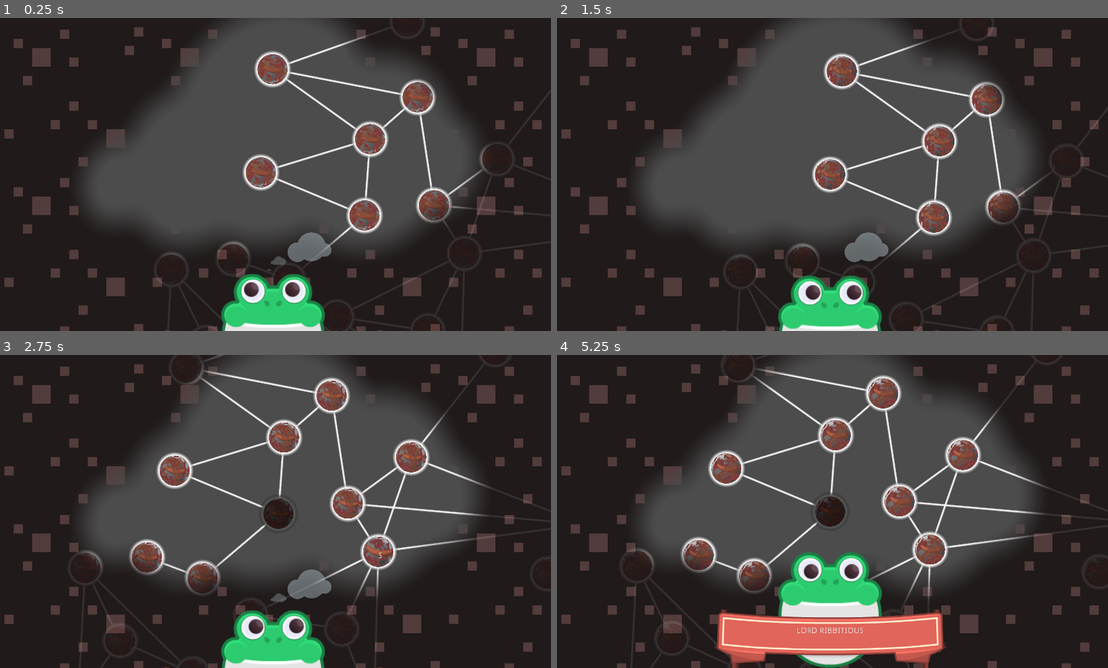
Above: before the commit, frames 1-4 (two rows, left to right).
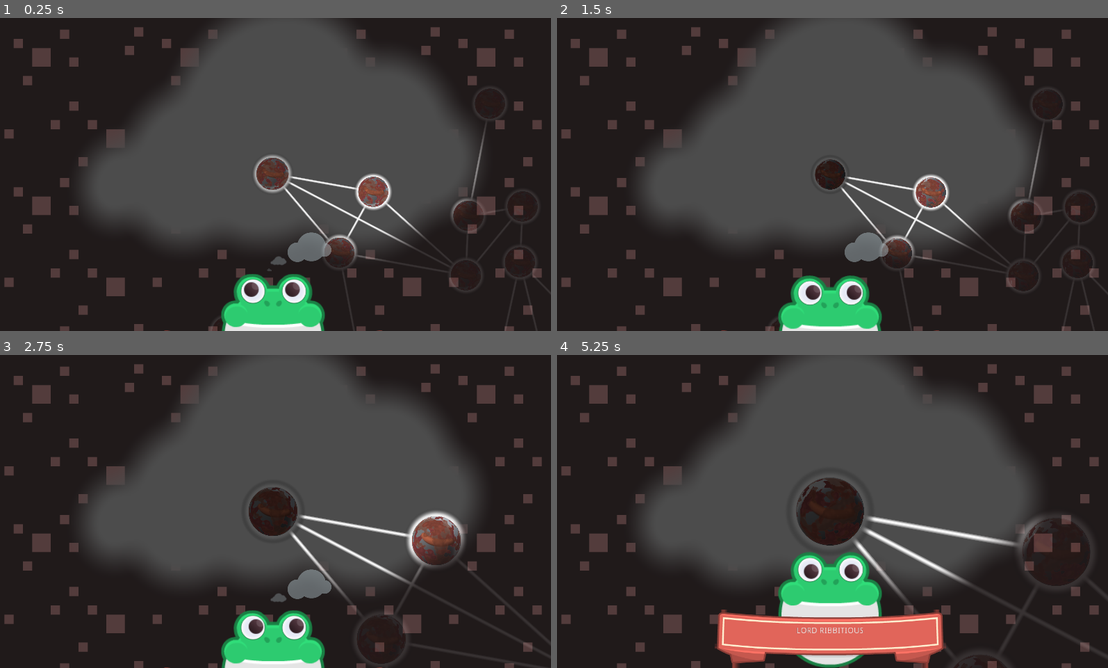
Above: after the commit, the same moments.

Repository: mrmav/kenney-jam-2024
Game: Godot game, scene res://Main.tscn
The game is run twice, just before and just after one commit, with the same random seed, the same clock (stepped at 60 frames per second) and the same inputs.
Inputs (mouse positions are in pixels of both pictures, inside the frame that each line leads up to):
- Up to frame 1 (0.25 s): no input
- Up to frame 2 (1.5 s): tap Enter at 0.5 s; drag from (799, 259) to (931, 218) at 0.52 s; drag from (860, 280) to (931, 218) at 1.27 s
- Up to frame 3 (2.75 s): move the mouse to (374, 555) at 2.02 s; hold Alt from 2.03 s (still down); click (374, 555) at 2.17 s; tap Mouse wheel up (zoom_in, bound only after the commit) at 2.3 s
- Up to frame 4 (5.25 s): release Alt at 2.75 s; drag from (678, 639) to (760, 577) at 2.77 s; drag from (639, 564) to (804, 611) at 3.52 s; drag from (804, 611) to (672, 639) at 4.27 s; move the mouse to (893, 627) at 5.02 s; tap Mouse wheel up (zoom_in, bound only after the commit) at 5.1 s; click (893, 627) at 5.17 s

The runs differ from the first frame. In frame 1, 6.0% of the frame differs, in the area x 29-100%, y 5-100%; in frame 2, 5.5%; in frame 3, 8.6%; in frame 4, 8.9%, in the area x 13-99%, y 0-98%.

Commit message:
Node editor line (#15)
* Camera zoom on initial node (root);
Setup editor node connections;

* Adde selected animation;
Added already selected validation;

* fixed root node not being selected;
wrote some shady code to zoom camera with scroll;
adde a way to edit the tree_nodes whithout ffecting th echildren

* adjusted some positions of the nodes

Diff:
--- a/Scenes/NodeContainer/GameCamera.gd
+++ b/Scenes/NodeContainer/GameCamera.gd
@@ -1,13 +1,38 @@
 extends Camera2D
 
+export(Vector2) var zoom_min_max = Vector2(1, 3)
+export(float) var zoom_amount = 0.1
 
 func _ready():
 	GlobalAccess.node_container.connect("node_selected", self, "_on_node_selected")
 
 	yield(GlobalAccess.node_container, "ready")
-	smoothing_enabled = false
 	_on_node_selected(GlobalAccess.node_container.selected_node)
-	smoothing_enabled = true
+
+var tween = null
+func _process(delta):
+
+	if tween and tween.is_running():
+		print("tweeen trunning ")
+		return
+
+	var new_zoom = zoom.x
+
+	if Input.is_action_just_released("zoom_in"):
+		new_zoom -= zoom_amount
+
+	if Input.is_action_just_released("zoom_out"):
+		new_zoom += zoom_amount
+
+	if new_zoom != zoom.x:
+		var a = clamp(new_zoom, zoom_min_max.x, zoom_min_max.y)
+
+		tween = get_tree().create_tween()
+		tween.set_ease(Tween.EASE_OUT)
+		tween.set_trans(Tween.TRANS_ELASTIC)
+		tween.tween_property(self, "zoom", Vector2(a, a), 0.6)
+		tween.play()
+		print("playe twween ")
 
 
 func _on_node_selected(node : TreeNode):
--- a/Scenes/NodeContainer/NodeContainer.gd
+++ b/Scenes/NodeContainer/NodeContainer.gd
@@ -23,8 +23,8 @@
 	assert(tree_root != null, "TreeRoot not defined.")
 	connect("user_clicked", self, "_on_node_selected")
 
-	selected_node = tree_root
-	visited_nodes.append(selected_node)
+	_confirm_selection(tree_root)
+
 
 
 func _on_node_selected(node : TreeNode):
@@ -35,13 +35,19 @@
 	# perform checks to know if we can select this node:
 	# ideally, this would be server side.
 	if (node in selected_node.get_children() or node == selected_node.get_parent() \
-		or node in selected_node.get_parent().get_children()) and not (node in visited_nodes):
-		selected_node = node
-		visited_nodes.append(selected_node)
-		print(node)
-		print(node.name)
-		emit_signal("node_selected", node)
-		node.element.get_node("AnimationPlayer").play("on_selected")
-		print("In reach")
+		or node in selected_node.get_parent().get_children() or \
+		(node in selected_node.bridge_nodes or selected_node in node.bridge_nodes)) and not (node in visited_nodes):
+
+		_confirm_selection(node)
+
 	else:
 		print("Out of reach")
+
+
+func _confirm_selection(node):
+	selected_node = node
+	visited_nodes.append(selected_node)
+	print(node.name)
+	emit_signal("node_selected", node)
+	node.element.get_node("AnimationPlayer").play("on_selected")
+	print("In reach")
--- a/Scenes/NodeContainer/NodeContainer.tscn
+++ b/Scenes/NodeContainer/NodeContainer.tscn
@@ -13,117 +13,127 @@
 tree_root_path = NodePath("TreeRoot")
 
 [node name="TreeRoot" type="Node2D" parent="."]
-position = Vector2( -160.724, -27.3354 )
+position = Vector2( -6.94275, -8.62184 )
 script = ExtResource( 2 )
 element_scene = ExtResource( 3 )
 
 [node name="TreeNode2" type="Node2D" parent="TreeRoot"]
-position = Vector2( 369.082, 153.023 )
+position = Vector2( 237.709, 280.159 )
 script = ExtResource( 2 )
 element_scene = ExtResource( 3 )
 
 [node name="TreeNode3" type="Node2D" parent="TreeRoot/TreeNode2"]
-position = Vector2( -269.715, 229.194 )
+position = Vector2( nan, nan )
 script = ExtResource( 2 )
 element_scene = ExtResource( 3 )
 
 [node name="TreeNode9" type="Node2D" parent="TreeRoot/TreeNode2/TreeNode3"]
-position = Vector2( -197.811, -74.3988 )
+position = Vector2( nan, nan )
+script = ExtResource( 2 )
+element_scene = ExtResource( 3 )
+
+[node name="TreeNode3" type="Node2D" parent="TreeRoot"]
+position = Vector2( 358.488, 64.0289 )
 script = ExtResource( 2 )
 element_scene = ExtResource( 3 )
 
 [node name="TreeNode4" type="Node2D" parent="TreeRoot"]
-position = Vector2( 388.976, -118.162 )
+position = Vector2( 687.744, 360.716 )
 script = ExtResource( 2 )
 element_scene = ExtResource( 3 )
 
 [node name="TreeNode7" type="Node2D" parent="TreeRoot/TreeNode4"]
-position = Vector2( 169.119, -148.777 )
+position = Vector2( 201.714, -244.935 )
 script = ExtResource( 2 )
 element_scene = ExtResource( 3 )
 
 [node name="TreeNode6" type="Node2D" parent="TreeRoot/TreeNode4/TreeNode7"]
-position = Vector2( 57.9583, 383.722 )
+position = Vector2( -9.17242, 198.398 )
 script = ExtResource( 2 )
 element_scene = ExtResource( 3 )
 
 [node name="TreeNode5" type="Node2D" parent="TreeRoot/TreeNode4/TreeNode7/TreeNode6"]
-position = Vector2( 108.429, 171.433 )
+position = Vector2( -168.024, 769.673 )
 script = ExtResource( 2 )
 element_scene = ExtResource( 3 )
 
 [node name="TreeNode8" type="Node2D" parent="TreeRoot/TreeNode4/TreeNode7/TreeNode6/TreeNode5"]
-position = Vector2( -453.733, 225.17 )
+position = Vector2( -194.09, 229.776 )
 script = ExtResource( 2 )
 element_scene = ExtResource( 3 )
 
 [node name="TreeNode2" type="Node2D" parent="TreeRoot/TreeNode4/TreeNode7/TreeNode6/TreeNode5/TreeNode8"]
-position = Vector2( 40.8975, 228.455 )
+position = Vector2( -169.11, -445.661 )
 script = ExtResource( 2 )
 element_scene = ExtResource( 3 )
+bridges = [ NodePath("../../../../../../TreeNode2") ]
 
 [node name="TreeNode3" type="Node2D" parent="TreeRoot/TreeNode4/TreeNode7/TreeNode6/TreeNode5/TreeNode8/TreeNode2"]
-position = Vector2( -247.204, -20.387 )
+position = Vector2( -302.959, -117.429 )
 script = ExtResource( 2 )
 element_scene = ExtResource( 3 )
 
 [node name="TreeNode9" type="Node2D" parent="TreeRoot/TreeNode4/TreeNode7/TreeNode6/TreeNode5/TreeNode8/TreeNode2/TreeNode3"]
-position = Vector2( -408.118, 95.275 )
+position = Vector2( -197.147, 207.154 )
 script = ExtResource( 2 )
 element_scene = ExtResource( 3 )
 
 [node name="TreeNode10" type="Node2D" parent="TreeRoot/TreeNode4/TreeNode7/TreeNode6/TreeNode5/TreeNode8/TreeNode2/TreeNode3"]
-position = Vector2( -258.668, -117.613 )
+position = Vector2( -421.09, -8.02345 )
 script = ExtResource( 2 )
 element_scene = ExtResource( 3 )
 
 [node name="TreeNode11" type="Node2D" parent="TreeRoot/TreeNode4/TreeNode7/TreeNode6/TreeNode5/TreeNode8/TreeNode2/TreeNode3"]
-position = Vector2( -382.668, -375.613 )
+position = Vector2( -207.53, -188.835 )
 script = ExtResource( 2 )
 element_scene = ExtResource( 3 )
+relevant = false
+bridges = [ NodePath("../../../../../../../../TreeNode2/TreeNode3/TreeNode9") ]
 
 [node name="TreeNode9" type="Node2D" parent="TreeRoot/TreeNode4/TreeNode7/TreeNode6/TreeNode5"]
-position = Vector2( -16.3319, 570.552 )
+position = Vector2( 68.6473, 292.954 )
 script = ExtResource( 2 )
 element_scene = ExtResource( 3 )
 
 [node name="TreeNode10" type="Node2D" parent="TreeRoot/TreeNode4/TreeNode7/TreeNode6/TreeNode5"]
-position = Vector2( -130.332, 274.552 )
+position = Vector2( -38.4994, 172.151 )
 script = ExtResource( 2 )
 element_scene = ExtResource( 3 )
 
 [node name="TreeNode10" type="Node2D" parent="TreeRoot/TreeNode4/TreeNode7/TreeNode6"]
-position = Vector2( 225.365, -164.609 )
+position = Vector2( 88.7018, 362.538 )
 script = ExtResource( 2 )
 element_scene = ExtResource( 3 )
 
 [node name="TreeNode11" type="Node2D" parent="TreeRoot/TreeNode4/TreeNode7/TreeNode6/TreeNode10"]
-position = Vector2( 298.702, -381.582 )
+position = Vector2( 76.4009, 259.703 )
+script = ExtResource( 2 )
+element_scene = ExtResource( 3 )
+bridges = [ NodePath("../../TreeNode2") ]
+
+[node name="TreeNode2" type="Node2D" parent="TreeRoot/TreeNode4/TreeNode7/TreeNode6"]
+position = Vector2( 673.221, 682.753 )
 script = ExtResource( 2 )
 element_scene = ExtResource( 3 )
 
-[node name="TreeNode2" type="Node2D" parent="TreeRoot/TreeNode4/TreeNode7/TreeNode6"]
-position = Vector2( 841.917, 73.9949 )
+[node name="TreeNode9" type="Node2D" parent="TreeRoot/TreeNode4/TreeNode7/TreeNode6/TreeNode2"]
+position = Vector2( 85.274, 191.954 )
 script = ExtResource( 2 )
 element_scene = ExtResource( 3 )
+bridges = [ NodePath("../../TreeNode5/TreeNode9") ]
 
 [node name="TreeNode3" type="Node2D" parent="TreeRoot/TreeNode4/TreeNode7/TreeNode6/TreeNode2"]
-position = Vector2( 106.07, 269.847 )
-script = ExtResource( 2 )
-element_scene = ExtResource( 3 )
-
-[node name="TreeNode9" type="Node2D" parent="TreeRoot/TreeNode4/TreeNode7/TreeNode6/TreeNode2/TreeNode3"]
-position = Vector2( -237.882, -93.7869 )
+position = Vector2( 227.805, 37.8263 )
 script = ExtResource( 2 )
 element_scene = ExtResource( 3 )
 
 [node name="TreeNode12" type="Node2D" parent="TreeRoot/TreeNode4"]
-position = Vector2( -347.331, -248.446 )
+position = Vector2( 9.02171, -211.511 )
 script = ExtResource( 2 )
 element_scene = ExtResource( 3 )
 
 [node name="TreeNode13" type="Node2D" parent="TreeRoot/TreeNode4/TreeNode12"]
-position = Vector2( 479.707, -169.566 )
+position = Vector2( 76.7922, -398.583 )
 script = ExtResource( 2 )
 element_scene = ExtResource( 3 )
 
@@ -136,3 +146,4 @@
 __meta__ = {
 "_edit_lock_": true
 }
+zoom_amount = 0.8
--- a/Scenes/NodeContainer/TreeNode.gd
+++ b/Scenes/NodeContainer/TreeNode.gd
@@ -8,9 +8,13 @@
 const TYPE_TREE_NODE = 1
 
 export(PackedScene) var element_scene = null
+export(bool) var relevant = true
+export(Array, NodePath) var bridges = []
 
 var element = null
 var line_connections = []
+
+var bridge_nodes = []
 
 var _dummy_element_instance = null
 
@@ -43,7 +47,10 @@
 
 func _ready():
 
-	connect("position_changed", self, "_on_pos_changed")
+#	set_as_toplevel(true)
+
+	for b in bridges:
+		bridge_nodes.append(get_node(b))
 
 	if Engine.editor_hint:
 
@@ -53,17 +60,21 @@
 		update()
 		return
 
+
 	# create a line connection to my parent child and incested nodes.
 	var line_scene : PackedScene = preload("res://Scenes/NodeContainer/LineConnection.tscn")
 	_build_connections(line_scene)
-
-
 
 
 func _build_connections(line_scene):
 	for child in get_children():
 		if child.get("TYPE_TREE_NODE"):
 			_create_connection(self, child, line_scene)
+
+	for node in bridge_nodes:
+		if node.get("TYPE_TREE_NODE"):
+			print("connection bridge between ", self, " and ", node)
+			_create_connection(self, node, line_scene)
 
 	for sibling in get_parent().get_children():
 		if sibling == self:
@@ -101,11 +112,6 @@
 	line_connection_obj.line.add_point(line_connection_obj.b.global_position - line_connection_obj.line.global_position)
 
 
-func _on_pos_changed():
-	for connection in line_connections:
-		_update_line_points(connection)
-
-
 func check_nodes_connected(a, b) -> bool:
 	for connection in line_connections:
 		if (connection.a == a or connection.a == b) and (connection.b == a or connection.b == b):
@@ -114,20 +120,26 @@
 
 
 var _last_post = position
+var ignore_adjust = false
 func _process(delta):
+
+	if Engine.editor_hint and not ignore_adjust:
+		if position != _last_post:
+			# is being dragged
+			for child in get_children():
+				if child.get("TYPE_TREE_NODE") and Input.is_key_pressed(KEY_ALT):
+					child.position += _last_post - position
+					child.ignore_adjust = true
+					child.update()
+
+			update()
 
 	for connection in line_connections:
 		_update_line_points(connection)
 
-	if Engine.editor_hint:
-		if position != _last_post:
-			# this is being moved in the editor
-			if Input.is_key_pressed(KEY_ALT):
-				for child in get_children():
-					child.position -= position - _last_post
 
+	ignore_adjust = false
 	_last_post = position
-
 
 func _draw():
 	if not Engine.editor_hint:
@@ -138,7 +150,7 @@
 		return
 
 	var color = Color.aquamarine
-	if name.find("Root") > -1:
-		color.darkened(0.4)
+	if "Root" in name:
+		color = Color.greenyellow
 	color.a = 0.3
 	draw_circle(Vector2.ZERO, (size_node.get_rect().size * size_node.scale).x / 2.0, color)
--- a/project.godot
+++ b/project.godot
@@ -40,6 +40,19 @@
 window/stretch/mode="2d"
 window/stretch/aspect="keep"
 
+[input]
+
+zoom_in={
+"deadzone": 0.5,
+"events": [ Object(InputEventMouseButton,"resource_local_to_scene":false,"resource_name":"","device":0,"alt":false,"shift":false,"control":false,"meta":false,"command":false,"button_mask":0,"position":Vector2( 0, 0 ),"global_position":Vector2( 0, 0 ),"factor":1.0,"button_index":4,"canceled":false,"pressed":false,"doubleclick":false,"script":null)
+ ]
+}
+zoom_out={
+"deadzone": 0.5,
+"events": [ Object(InputEventMouseButton,"resource_local_to_scene":false,"resource_name":"","device":0,"alt":false,"shift":false,"control":false,"meta":false,"command":false,"button_mask":0,"position":Vector2( 0, 0 ),"global_position":Vector2( 0, 0 ),"factor":1.0,"button_index":5,"canceled":false,"pressed":false,"doubleclick":false,"script":null)
+ ]
+}
+
 [input_devices]
 
 pointing/emulate_touch_from_mouse=true
